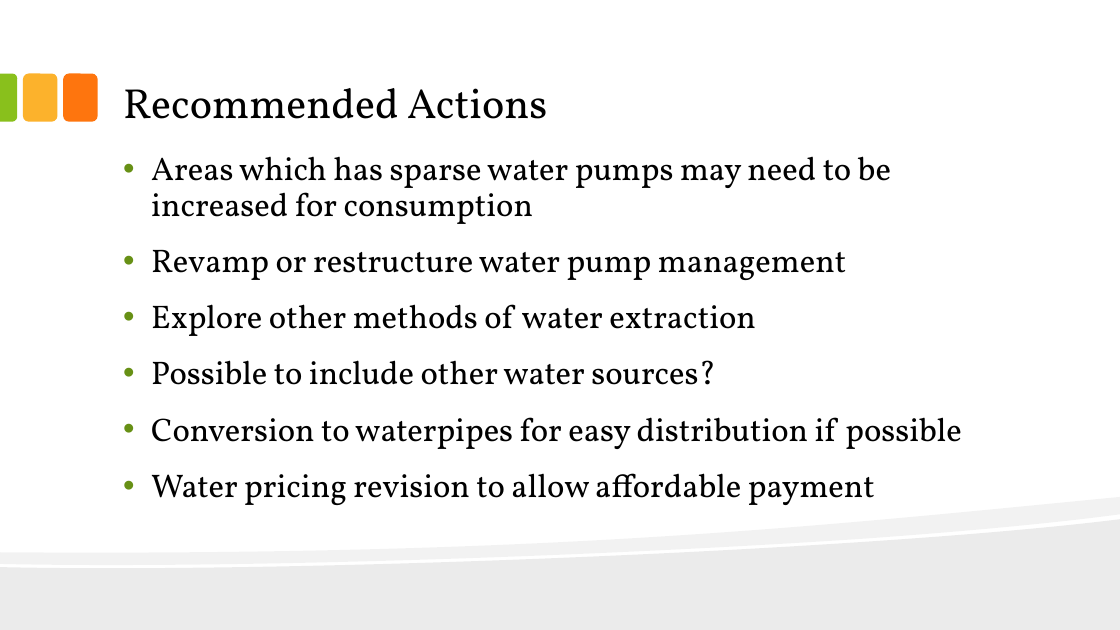
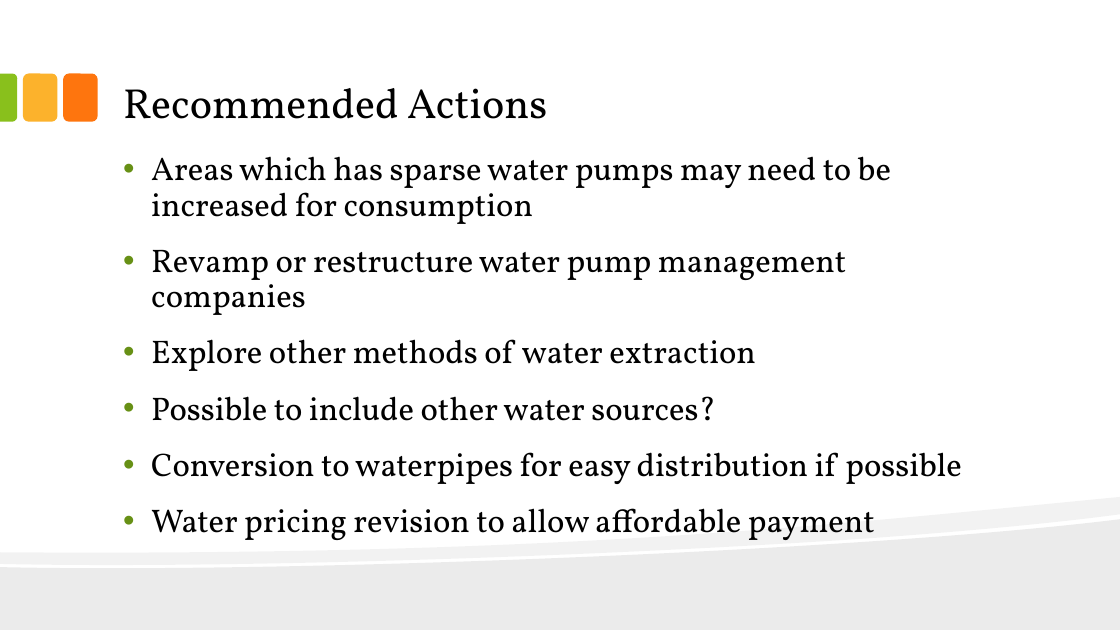
Before and after one commit to dennislamcv1/UCDAVISSQL, a slide deck: slide 21 of SQL for Data Science Capstone Project/Waterpump.pptx. Drawn at 1120x630 pixels with LibreOffice and Linux fonts; fonts in the diff are those of the drawing. Boxes give left, top, right and bottom in pixels: in the first picture for what was removed or moved away, otherwise in the second. Text is boxed around its words. In the diff, an @@ line names an element or a change of style, - is before the commit and + after.

```diff
--- a/SQL for Data Science Capstone Project/Waterpump.pptx
+++ b/SQL for Data Science Capstone Project/Waterpump.pptx
@@ text at (x1=151, y1=250, x2=846, y2=315): text changed @@
-• Revamp or restructure water pump management
+• Revamp or restructure water pump management companies
```
Also in this commit, not shown: 9 other slides changed, 1 other file.
